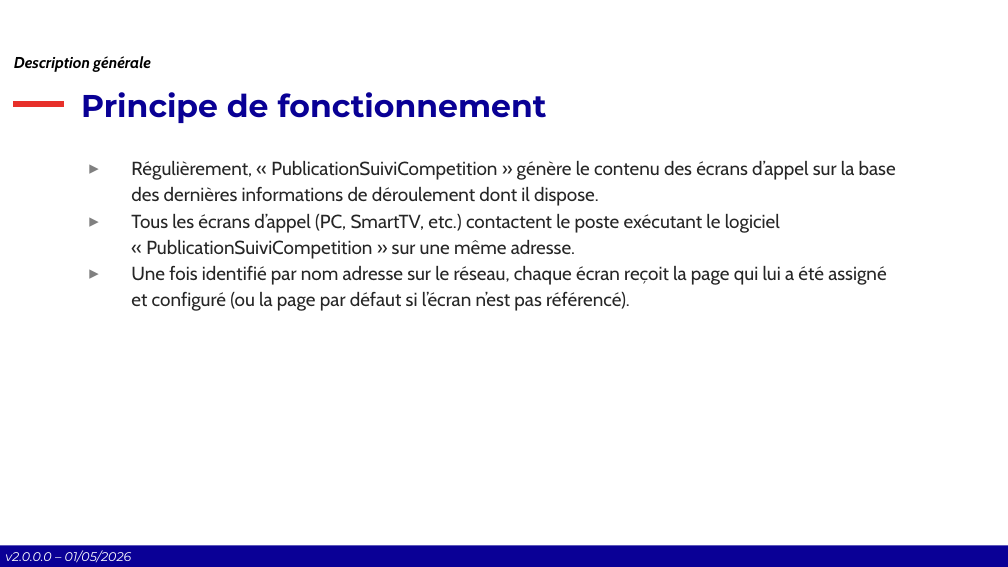
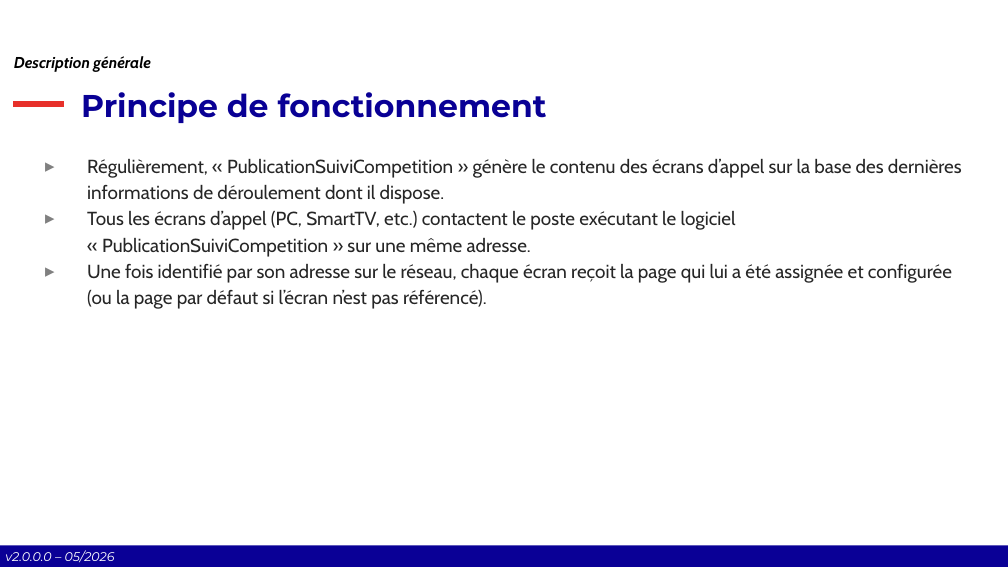
Before and after one commit to Comite-Rhone-Judo/PublicationSuiviCompetition, a slide deck: slide 7 of AppPublication/Documentation/PublicationSuiviCompetition - Manuel d'utilisation.pptx. Drawn at 1008x567 pixels with LibreOffice and Linux fonts; fonts in the diff are those of the drawing; background and template pictures are left out. Boxes give left, top, right and bottom in pixels: in the first picture for what was removed or moved away, otherwise in the second. Text is boxed around its words. In the diff, an @@ line names an element or a change of style, - is before the commit and + after.

```diff
--- a/AppPublication/Documentation/PublicationSuiviCompetition - Manuel d'utilisation.pptx
+++ b/AppPublication/Documentation/PublicationSuiviCompetition - Manuel d'utilisation.pptx
@@ text "Régulièrement, « PublicationSuiviCompetition » génère ...": place and size @@
-text "Régulièrement, « PublicationSuiviCompetition » génère ..." at [131, 161, 896, 311]
+text "Régulièrement, « PublicationSuiviCompetition » génère ..." at [87, 159, 962, 309]
@@ text at [87, 264, 952, 309]: text changed @@
-▸ Une fois identifié par nom adresse sur le réseau, chaque écran reçoit la page qui lui a été assigné et configuré (ou la page par défaut si l’écran n’est pas référencé).
+▸ Une fois identifié par son adresse sur le réseau, chaque écran reçoit la page qui lui a été assignée et configurée (ou la page par défaut si l’écran n’est pas référencé).
@@ text at [5, 550, 115, 563]: text changed @@
-v2.0.0.0 – 01/05/2026
+v2.0.0.0 – 05/2026
```
Also in this commit, not shown: 38 other slides changed, 11 slides added, 1 slide removed, 12 other files.
